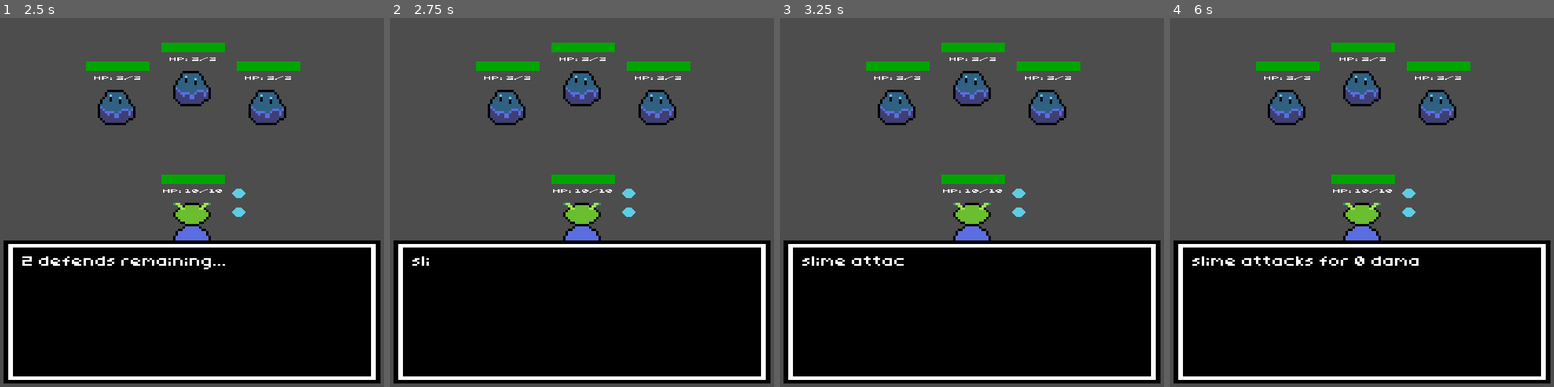
Above: before the commit, frames 1-4 (left to right).
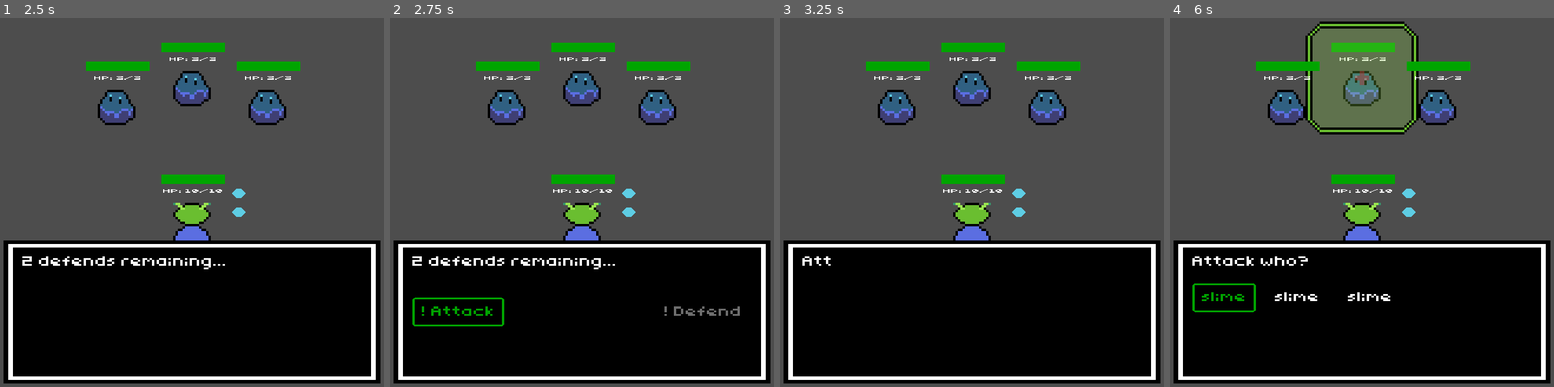
Above: after the commit, the same moments.

Repository: andersonhunter/LCH_game
Game: Godot game, scene res://LEVELS/LEVEL_2/battle_scene.tscn
The game is run twice, just before and just after one commit, with the same random seed, the same clock (stepped at 60 frames per second) and the same inputs. The project has no main scene, so this scene is started directly.
Inputs (mouse positions are in pixels of both pictures, inside the frame that each line leads up to):
- Up to frame 1 (2.5 s): click "! Defend" at 0.5 s; tap Enter at 1.25 s; hold D (move_right) 1.28-2.03 s; hold S (move_down) from 2.03 s (still down)
- Up to frame 2 (2.75 s): keep holding S (move_down)
- Up to frame 3 (3.25 s): release S (move_down) at 2.75 s; click (849, 313) at 2.75 s, where only the run after the commit has a clickable "! Attack"
- Up to frame 4 (6 s): tap Space at 3.5 s; hold D (move_right) 3.53-4.28 s; tap Enter at 4.25 s; hold W (move_up) 4.28-5.03 s; hold A (move_left) from 5.03 s (still down)

Frame 1 is identical in both runs. In frame 2, 1.2% of the frame differs, in the area x 5-92%, y 64-84%; in frame 3, 0.3%; in frame 4, 9.7%, in the area x 5-65%, y 0-80%.

Commit message:
changed defending, can defend and attack same-turn

Diff:
--- a/LEVELS/LEVEL_2/battle_scene.gd
+++ b/LEVELS/LEVEL_2/battle_scene.gd
@@ -100,6 +100,7 @@
 
 func playerTurn():
 	isDefending = false
+	$battleUI/commands/defend.disabled = false
 	for n in $battleUI/enemySelect.get_children():
 		n.disabled = true
 		n.hide()
@@ -165,7 +166,9 @@
 		_:
 			setLabelText("%d defends remaining..." % [defends])
 	await get_tree().create_timer(2.).timeout
-	takeTurn()
+	$battleUI/commands/defend.disabled = true
+	$battleUI/commands.show()
+	$battleUI/commands/attack.grab_focus()
 
 func _on_enemy_1_focus_entered() -> void:
 	if enemies.size() > 0:
